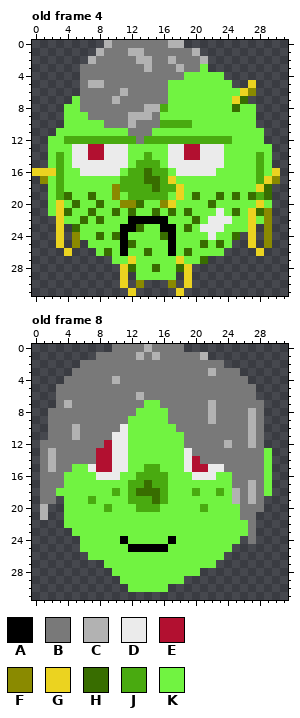
Edited in one commit: pixel-art file (PracticeTower/Assets/Art/Sprites/Worker.ase). The picture above was drawn from the file before the commit.
32x32 pixels, 8 frames. Colours within 5 levels of each other are drawn and written as one. Shown: old frame 4, old frame 8. The commit also changed other frames, which this record leaves out.
Visible layers, top first: "Hair", "Nose", "Eyes", "Mouth", "head".
Palette (. is transparent): A #000000  B #797979  C #b2b2b2  D #ebebeb  E #b21030  F #8a8a00  G #ebd320  H #386d00  J #49aa10  K #71f341
Pixels before, old frame 4, first column x 0:
 0 .........CBBBBBBBCC............
 1 ........CBBBCCBBBBBBC..........
 2 .......CBBBBBCCBBCBBBC.........
 3 ......BBBBBBBBCBBBCBBK.........
 4 ......BBBBBBBBBBBBBKKKKK.......
 5 ......BCCBBBBBBBBKKKKKKKK..G...
 6 ......BBBBBCBBBBBKKKKKKKKKGF...
 7 .....KBBBBCBBBBBBKKKKKKKKGH....
 8 ....KKBBBBBBBBCCJKKKKKKKKHKK...
 9 ....KKKBBBBBCCCBKKKKKKKKKKKK...
10 ....KKKKKBBBCBBBJJJJKKKKKKKK...
11 ...KKKKKKKKKBBBKKKKKKKKKKKKKK..
12 ..KKJJJJJJJJJBJJJJJJJJJJJKKKK..
13 ..KKKDDEEDDDKKKKKDDEEDDDKKKKKK.
14 ..KJKDDEEDDDKKJKKDDEEDDDKKKKJK.
15 ..KJKDDDDDDDKJJJKDDDDDDDKKKKJK.
16 GGGJKKDDDDDKJJHJJKDDDDDKKKKKJKG
17 .FKJKKKKKKKJJJHHJGKKKKKKKKKKJGF
18 ..KJKKKKKKFJJJJHJJGKKKKKKKKKGH.
19 ..KJHKKHKKFKJJJJJKGKHKKHKHKHJH.
20 ..KGKHKKHKKFFHKKFGKKKKHKKKKKGK.
21 ..KGHKKHKKHKHKKHKHKHKKKDKHKGHF.
22 ...GKKHKHKKKAAAAAKKKHKDDDKKGKF.
23 ...G.HKKKKKAAHKKAAKHKDDDKKKG.F.
24 ...G.FKKHKHAKKKKHAKKKKDKKH.G.F.
25 ...G.F.KKKKAHKKKKAKKKHKHK..G.F.
26 ....G...KHKAKKHKKAKHKKKK....G..
27 ..........KKGKKKKKGKKH.........
28 ...........GHKKHKKHG...........
29 ...........G.KKKKK.G...........
30 ...........G.F...F.G...........
31 ............G.....G............
Pixels before, old frame 8, first column x 1:
 0 .........BBBBCBBBB...........
 1 .......BBBBBCBCBBBBBC........
 2 .....BBBBBBBBBBBBBBBBBB......
 3 ....BBBBBBBBBBBBBBBBBCBBB....
 4 ...BBBBBBCBBBBBBBBBBBBBBBB...
 5 ..BBBBBBBBBBBBBBBBBBBBBBBBB..
 6 ..BBBBBBBBBBCBBBBBBBBBBBBBB..
 7 ..BCBBBBBBBBBKKBBBBBBCBBBBBB.
 8 .BBBBBBBBBBBKKKKBBBBBCBBBBCB.
 9 .BBBBBBBBBBKKKKKBBBBBCBBBBCB.
10 .BBBCBBBBBDKKKKKKBBBBBBBBBCB.
11 .BBBCBBBBDDKKKKKKKBBBBBBBBCB.
12 BBBBBBBBEDDKKKKKKKBBBBBCBBCB.
13 BCBBBBBEEDDKKKKKKKDBBBBBBBBBK
14 BCBBBBBEEDDKKKKKKKDEBBBBBBBBK
15 BCBBKKDEEDDKKJJKKKDEEDDBBBBBK
16 BBBKKKKDDDKKJJJJKKKDDDKKBBBBK
17 BBBKKKKKKKKJJHJJKKKKKKKKBBCBK
18 BBKKKKKKKJKJHHHJKKKJKKJKCBCBK
19 BB.KKKJKKKKJJJHJKKKKKKKKCBCB.
20 C..KKKKKJKKKJJJKKKKKJKKKKBBB.
21 C..KKKKKKKKKKKKKKKKKKKKKKBB..
22 ...KKKKKKKKKKKKKKKKKKKKKKKB..
23 ....KKKKKKKKKKKKKKKKKKKKKKB..
24 .....KKKKKAKKKKKAKKKKKKKK.B..
25 .....KKKKKKAAAAAKKKKKKKK.....
26 ......KKKKKKKKKKKKKKKKK......
27 ........KKKKKKKKKKKKKK.......
28 .........KKKKKKKKKKK.........
29 ..........KKKKKKKK...........
30 ...........KKKKK.............
And afterwards:
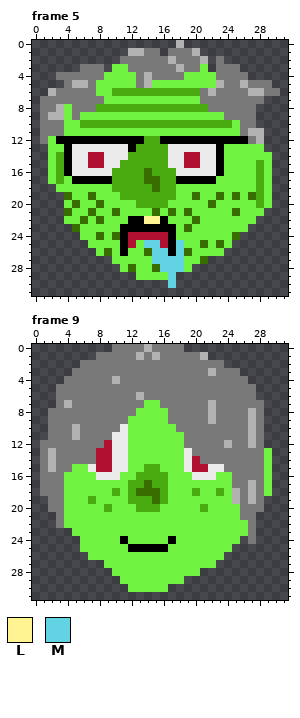
Colours new in this view: L #fff392  M #61d3e3
A new or re-ordered frame is compared with the old frame closest to it.
Diff:
frames 8 -> 10
Changed rows in their new state; - is an unchanged pixel.
Frame 5 is new; against old frame 4:
first column x 0:
 0 ---------.........-------------
 1 --------....----.--------------
 2 -------....--BB--------B-------
 3 ---------.KK--B--------BBB-----
 4 ---BBB---KKKK-C--------BBBB----
 5 ----BCCBKKKKK-CKK------CBBCBBB-
 6 --CBBB--KKJJJJJJJJJJJBCBBBBCCBB
 7 -BBBBB---KKKKKKKK----BBBBBBBB--
 8 -BBC-B--JJJJJJJJ-JJJJJBBBBBB---
 9 -BCC-B-KKKKKKKKK--------BBBB---
10 -BBB--JJJJJJJJJJ----JJJJJ-BB---
11 -BBB--------KKK-----------BCC--
12 -B-AAAAAAAAAAA--AAAAAAAAAAABC--
13 ----A--DD---AJJJJ--DD--A-----.-
14 ----A-------JJ-JJ------A----K--
15 ----A--EE--JJ---J--EE--A-------
16 ..K-AD----JJ-----J-----A------.
17 -.---AAAAAJ------JAAAAA------K.
18 --.K------J-------K---------JK-
19 --..------KJ-----JK----------K-
20 --..-------KKJJJJK----------J--
21 --..--------K----------K---KK.-
22 ---.----------LL------KKK--K..-
23 ---.---------AAA-----KKK---.-.-
24 ---.-.------EEEEE-----K----.-.-
25 ---.-.------E-MME-M--------.-.-
26 ----.----------MM-M---------.--
27 ------------K--MMMM------------
28 -----------K----MMMK-----------
29 -----------.-----M-.-----------
30 -----------.-.---M-.-----------
31 ------------.-----.------------
Frame 9 against old frame 8, layer "Hair":
first column x 1:
18 --B
19 .-B
20 .BB
21 .-B
22 --B
Boxes around the changes in both pictures, in picture pixels (x1, y1, x2, y2):
changed: (32, 40, 280, 296)
changed: (40, 488, 64, 528)
